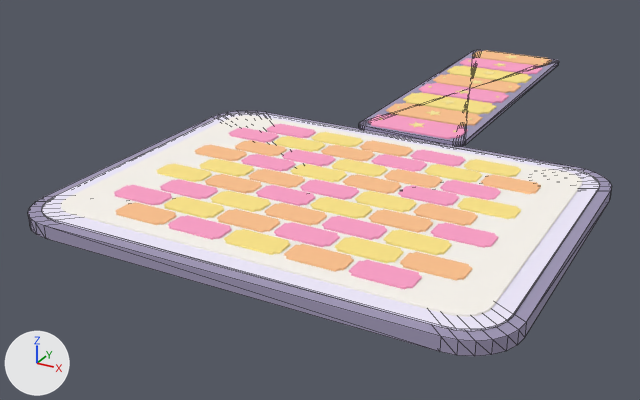
Two versions of the OBJ model assets/meshes/ArcadeTicketFloor.obj, one commit apart.
Rendered twice from a 50 mm lens placed at (20.5, -44.0, 18.8), pointed at (-4.4, 1.2, -3.9). The axes (+X, +Y, +Z) are drawn at lower left. The lights are the same throughout. The picture after the commit comes second. Mesh edges are drawn as thin lines on the coarser meshes. Where no turn or scale is listed for an object, it has been applied to the vertices.

The scene before the commit, as lines of its bpy script (objects in view):
```python
mat_band = principled_material('Band')
mat_band.base_color = (0.886, 0.839, 1.0)  # white #f2ecff
mat_band.roughness = 1.0
me_band = bpy.data.meshes.new('Band')
me_band.from_pydata(...)  # 58 vertices, 112 faces; spans x -12.4..12.4, y -15.4..3.9, z 0.1..0.2
me_band.materials.append(mat_band)  # white #f2ecff
me_rim = bpy.data.meshes.new('Rim')
me_rim.from_pydata(...)  # 116 vertices, 224 faces; spans x -13.0..13.0, y -16.0..27.0, z -0.6..0.3
me_rim.materials.append(mat_rim)  # greyish purple #a098b7
me_ticketc = bpy.data.meshes.new('TicketC')
me_ticketc.from_pydata(...)  # 772 vertices, 1472 faces; spans x -9.7..9.7, y -13.6..21.2, z 0.3..0.4
me_ticketc.materials.append(mat_ticketc)  # yellow #ffe789
ob_band = bpy.data.objects.new('Band', me_band)
ob_band.location = (0.0, 0.0, 0.0)
ob_rim = bpy.data.objects.new('Rim', me_rim)
ob_rim.location = (0.0, 0.0, 0.0)
ob_ticketc = bpy.data.objects.new('TicketC', me_ticketc)
ob_ticketc.location = (0.0, 0.0, 0.0)
# also in view: 'TicketA' at (0.0, 6.5, 0.3); 'TicketB' at (0.0, 5.2, 0.3); 'Grout' at (0.0, -5.8, 0.3)
```
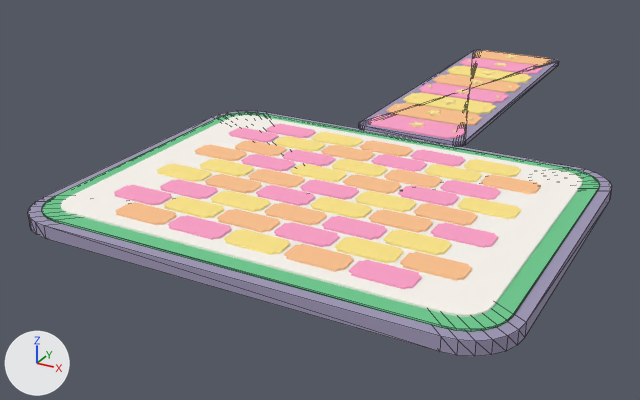
Boxes (x1, y1, x2, y2) around the edits, measured in the pictures (640 x 400 px):
'Band', recoloured
    both: (42, 112, 600, 332)

Edits to the bpy script that builds the scene:
```text
Change mat_band:
    mat_band.base_color: (0.886, 0.839, 1.0) -> (0.157, 0.588, 0.275)  # white #f2ecff -> green #6eca8f
```
